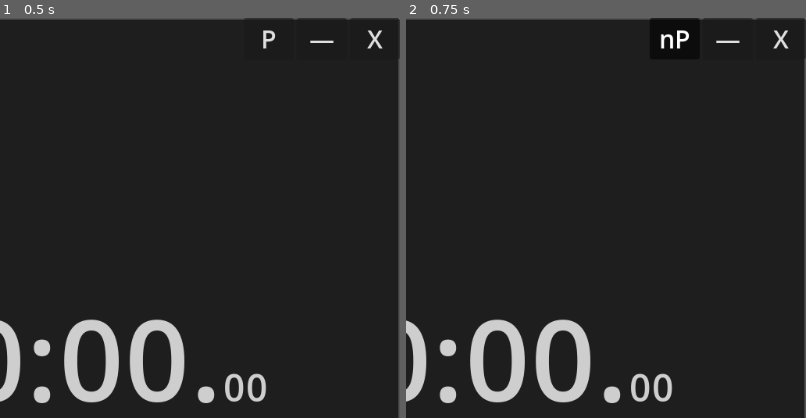
Above: before the commit, frames 1-2 (left to right).
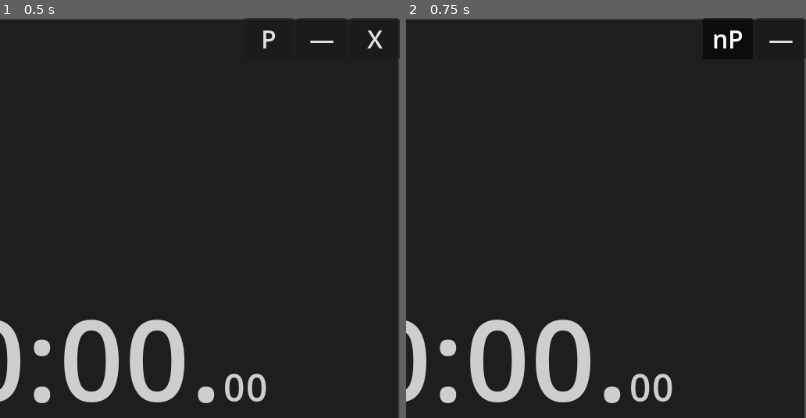
Above: after the commit, the same moments.

Repository: LiteFeather1/ltf-stopwatch
Game: Godot game, scene res://main.tscn
The game is run twice, just before and just after one commit, with the same random seed, the same clock (stepped at 60 frames per second) and the same inputs.
Inputs:
- Up to frame 1 (0.5 s): no input
- Up to frame 2 (0.75 s): click "P" at 0.5 s
The pictures show only the part of the screen within x 50-100%, y 0-50%; the shares and areas given below are measured in that part.

Frame 1 is identical in both runs. In frame 2, 0.5% of the frame differs, in the area x 61-97%, y 0-8%.

Commit message:
#20 When pinned hide the close button

Diff:
--- a/scenes/chrome.gd
+++ b/scenes/chrome.gd
@@ -1,5 +1,6 @@
 class_name Chrome extends HBoxContainer
 
+@export var b_close: Button
 @export var b_pin: Button
 
 @export var move_window_smoothing_factor := .99
@@ -40,4 +41,5 @@
 
 func _toggle_always_on_top(state: bool) -> void:
 	b_pin.text = "nP" if state else "P"
+	b_close.visible = not state
 	window.always_on_top = state
--- a/scenes/chrome.tscn
+++ b/scenes/chrome.tscn
@@ -2,13 +2,14 @@
 
 [ext_resource type="Script" path="res://scenes/chrome.gd" id="1_8lk40"]
 
-[node name="chrome" type="HBoxContainer" node_paths=PackedStringArray("b_pin")]
+[node name="chrome" type="HBoxContainer" node_paths=PackedStringArray("b_close", "b_pin")]
 anchors_preset = 10
 anchor_right = 1.0
 offset_bottom = 53.0
 grow_horizontal = 2
 alignment = 2
 script = ExtResource("1_8lk40")
+b_close = NodePath("b_close_window")
 b_pin = NodePath("b_pin")
 move_window_smoothing_factor = 0.95
 
